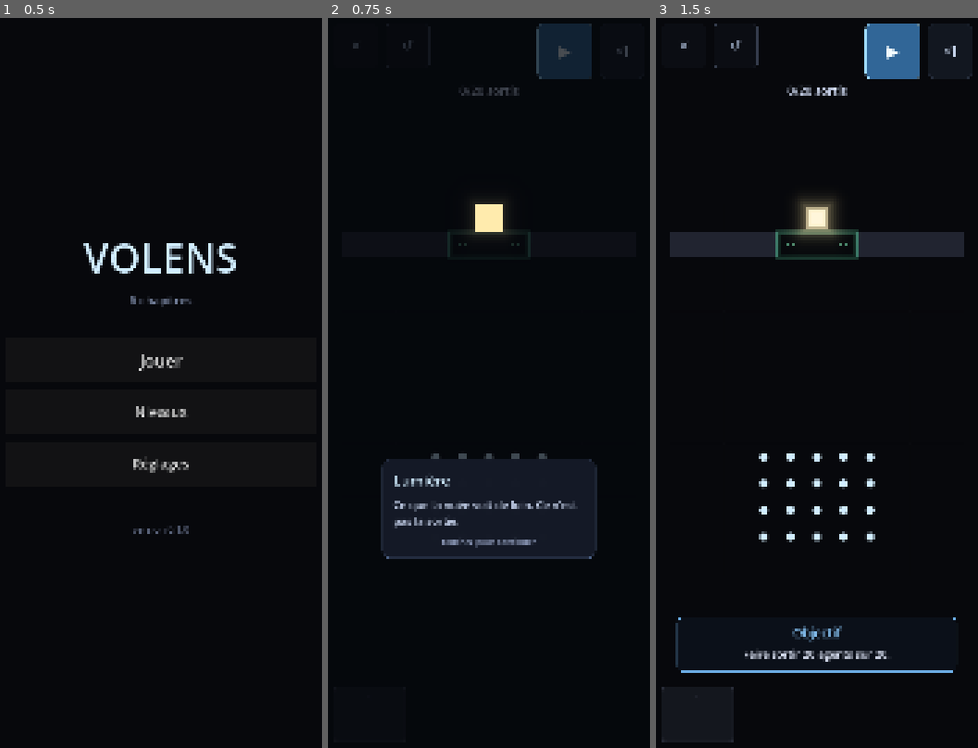
Above: before the commit, frames 1-3 (left to right).
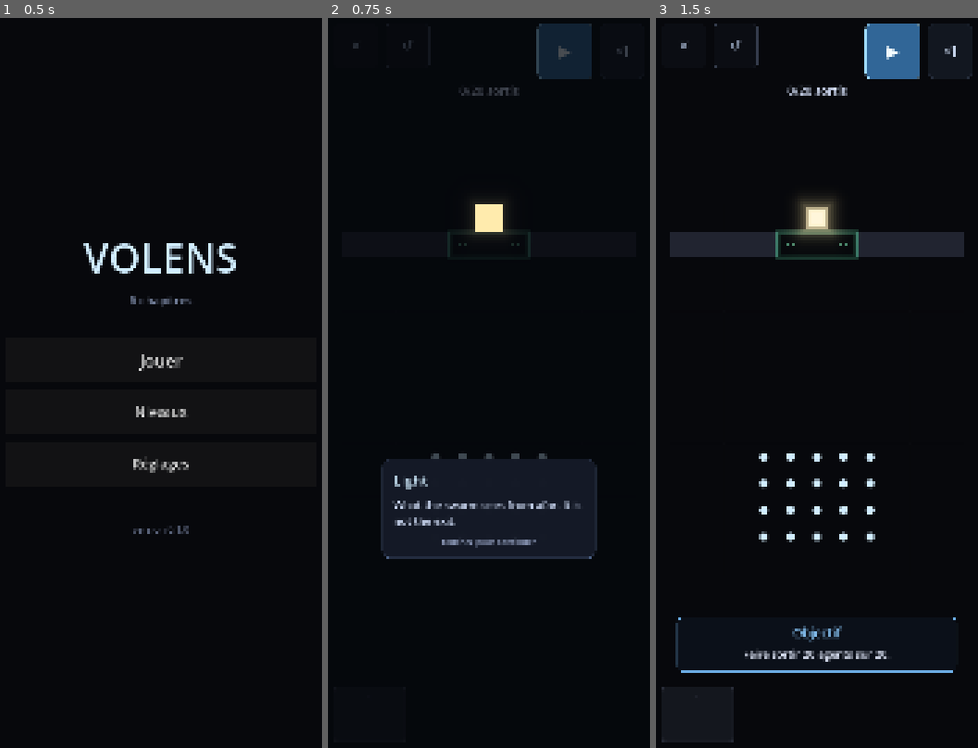
Above: after the commit, the same moments.

Repository: HelloIAmRomain/Volens
Game: Godot game, scene res://game/ui/app.tscn
Two runs of this game, one before a commit and one after it. Both use one fixed random seed, a clock stepped at 60 frames per second and the inputs below.
Inputs:
- Up to frame 1 (0.5 s): no input
- Up to frame 2 (0.75 s): click "Jouer" at 0.5 s
- Up to frame 3 (1.5 s): click "✕" at 1.25 s

Frame 1 is identical in both runs. In frame 2, 0.7% of the frame differs, in the area x 19-79%, y 62-70%; in frame 3, nothing differs.

Commit message:
feat(i18n): légendes des mécaniques et noms de niveaux traduits
Deuxième lot : 18 clés de légendes (9 éléments × nom et phrase) et les
36 noms de niveaux du catalogue. 84 clés au total dans le fichier.

UNE DÉCOUVERTE A DIVISÉ LE TRAVAIL PAR DEUX : la LEÇON d'un niveau
n'est jamais affichée. `grep lesson game/` ne rend rien — elle n'est lue
que par le convertisseur et le générateur de fiches. C'est un champ de
conception, pas du texte joueur ; les 37 leçons n'ont donc pas à être
traduites. Vérifié avant de traduire, pas après.

Les légendes résolvent leur texte À LA LECTURE : chaque entrée ne porte
plus qu'une clé, et `present_in` remplit nom et phrase depuis le serveur
de traduction. Changer de langue ne demande rien à reconstruire, et le
français n'existe plus à deux endroits.

LE NOM DE NIVEAU EST LE CAS OÙ J'ASSUME DEUX SOURCES. `LevelCatalog`
garde le français : c'est là que le concepteur écrit, et une table dont
les entrées seraient des clés nues ne se relirait plus. Le CSV en porte
une copie pour l'affichage — et un test refuse qu'elles divergent, parce
qu'une copie non surveillée finit toujours par le faire (invariant 16).

`LevelCatalog.name_of()` devient le seul passage vers un nom affiché, et
retombe sur le français si la clé manque : mieux vaut un nom français
qu'un « level.ch3_02.name » à l'écran.

Deux tests de plus : la colonne française confrontée au catalogue, et
tout niveau doit avoir un nom anglais RÉELLEMENT différent.

Les tests du primer lisaient le texte dans le dictionnaire brut, où il
n'est plus ; ils le demandent maintenant là où il vit, et le vérifient
DANS LES DEUX LANGUES.

475 tests verts sous LANG=fr_FR et LANG=en_US.

Diff:
--- a/data/i18n/volens.csv
+++ b/data/i18n/volens.csv
@@ -29,3 +29,57 @@
 "rule.ignorable.cyclic_danger","le feu cyclique","cyclic fire"
 "rule.ignorable.one_way","les sens uniques","one-way passages"
 "rule.ignorable.pressure_door","les portes","doors"
+"mech.danger","Danger","Danger"
+"mech.danger.line","Un agent qui entre ici est perdu.","An agent that steps in here is lost."
+"mech.danger_cyclique","Danger intermittent","Intermittent danger"
+"mech.danger_cyclique.line","Marqué aux quatre coins : celui-ci s'éteint, puis se rallume.","Marked at its four corners: this one goes out, then lights up again."
+"mech.ressource","Ressource","Resource"
+"mech.ressource.line","Un agent qui passe dessus l'emporte avec lui.","An agent passing over it carries it away."
+"mech.depot","Dépôt","Depot"
+"mech.depot.line","Un agent qui porte une ressource la laisse ici.","An agent carrying a resource leaves it here."
+"mech.plaque","Plaque à pression","Pressure plate"
+"mech.plaque.line","La porte reste ouverte tant que des agents sont dessus.","The door stays open as long as agents stand on it."
+"mech.bascule","Bascule","Switch"
+"mech.bascule.line","Le premier agent qui la foule ouvre la porte pour de bon.","The first agent to tread on it opens the door for good."
+"mech.atelier","Atelier","Workshop"
+"mech.atelier.line","Un agent qui traverse en repart protégé, pour un seul contact.","An agent crossing it comes out shielded, against a single contact."
+"mech.lumiere","Lumière","Light"
+"mech.lumiere.line","Ce que la nuée voit de loin. Ce n'est pas la sortie.","What the swarm sees from afar. It is not the exit."
+"mech.sens_unique","Passage à sens unique","One-way passage"
+"mech.sens_unique.line","On le franchit dans un sens, jamais dans l'autre.","It is crossed one way, never the other."
+"level.ch1_01.name","La nuée","The Swarm"
+"level.ch1_02.name","Le détour","The Detour"
+"level.ch1_03.name","Les traînards","The Stragglers"
+"level.ch1_04.name","Le prix du temps","The Price of Time"
+"level.ch1_05.name","Plusieurs vérités","Several Truths"
+"level.ch2_01.name","Trois portes","Three Doors"
+"level.ch2_02.name","Sans lumière","Without Light"
+"level.ch2_03.name","La mauvaise porte","The Wrong Door"
+"level.ch2_04.name","Le détour long","The Long Way Round"
+"level.ch2_06.name","L'ouverture décalée","The Offset Opening"
+"level.ch2_07.name","Le passage par la droite","The Right-Hand Way"
+"level.ch3_01.name","La trace des autres","The Others' Trail"
+"level.ch3_02.name","La trace qui s'efface","The Fading Trail"
+"level.ch3_03.name","Le repli","The Retreat"
+"level.ch3_04.name","Le long relais","The Long Relay"
+"level.ch4_01.name","Le premier fardeau","The First Burden"
+"level.ch4_03.name","La navette","The Shuttle"
+"level.ch4_04.name","Le tri","The Sorting"
+"level.ch4_05.name","Le second dépôt","The Second Depot"
+"level.ch5_01.name","Le passage","The Passage"
+"level.ch5_02.name","Les deux vigies","The Two Lookouts"
+"level.ch5_03.name","La fenêtre","The Window"
+"level.ch5_04.name","Trop et pas assez","Too Many and Too Few"
+"level.ch5_05.name","Deux fois le prix","Twice the Price"
+"level.ch5_06.name","Le triple verrou","The Triple Lock"
+"level.ch5_07.name","La bascule","The Switch"
+"level.ch5_08.name","La ronde","The Patrol"
+"level.ch5_09.name","Le péage","The Toll"
+"level.ch5_10.name","Le danger et la porte","The Danger and the Door"
+"level.ch5_11.name","L'atelier","The Workshop"
+"level.ch5_12.name","Le quatrième rang","The Fourth Rank"
+"level.ch6_01.name","Le droit d'ignorer","The Right to Ignore"
+"level.ch6_02.name","La piste interdite","The Forbidden Trail"
+"level.ch6_03.name","Personne ne reste","No One Stays"
+"level.ch6_04.name","Attendre ou traverser","Wait or Cross"
+"level.ch6_05.name","Le sas rouvert","The Airlock Reopened"
--- a/game/meta/level_catalog.gd
+++ b/game/meta/level_catalog.gd
@@ -118,6 +118,25 @@
 			return i
 	return -1
 
+## LE NOM AFFICHÉ, TRADUIT (ENF-40/41). La table ci-dessus garde le français :
+## c'est là que le concepteur écrit, et un catalogue dont les entrées seraient
+## des clés nues (`level.ch3_02.name`) ne se relirait plus. Le français y est
+## donc la SOURCE, et `data/i18n/volens.csv` la couche d'affichage —
+## `test_traductions.gd` refuse que les deux divergent.
+##
+## Tout ce qui montre un nom de niveau au joueur passe par ici, jamais par
+## `entry["name"]` : sinon la moitié de l'écran se traduit et l'autre pas.
+static func name_of(level_id: String) -> String:
+	var i := index_of(level_id)
+	if i < 0:
+		return ""
+	var translated := TranslationServer.translate("level.%s.name" % level_id)
+	# Une clé non traduite revient telle quelle : on retombe alors sur le
+	# français de la table plutôt que d'afficher « level.ch3_02.name ».
+	if translated.begins_with("level."):
+		return String(LEVELS[i]["name"])
+	return translated
+
 static func path_of(level_id: String) -> String:
 	var i := index_of(level_id)
 	return "" if i < 0 else String(LEVELS[i]["path"])
--- a/game/meta/mechanic_primer.gd
+++ b/game/meta/mechanic_primer.gd
@@ -28,43 +28,27 @@
 const ENTRIES := {
 	GridState.CellType.STATIC_DANGER: {
 		"key": "danger",
-		"name": "Danger",
-		"line": "Un agent qui entre ici est perdu.",
 	},
 	GridState.CellType.CYCLIC_DANGER: {
 		"key": "danger_cyclique",
-		"name": "Danger intermittent",
-		"line": "Marqué aux quatre coins : celui-ci s'éteint, puis se rallume.",
 	},
 	GridState.CellType.RESOURCE: {
 		"key": "ressource",
-		"name": "Ressource",
-		"line": "Un agent qui passe dessus l'emporte avec lui.",
 	},
 	GridState.CellType.DROPOFF: {
 		"key": "depot",
-		"name": "Dépôt",
-		"line": "Un agent qui porte une ressource la laisse ici.",
 	},
 	GridState.CellType.PRESSURE_DOOR: {
 		"key": "plaque",
-		"name": "Plaque à pression",
-		"line": "La porte reste ouverte tant que des agents sont dessus.",
 	},
 	GridState.CellType.SWITCH: {
 		"key": "bascule",
-		"name": "Bascule",
-		"line": "Le premier agent qui la foule ouvre la porte pour de bon.",
 	},
 	GridState.CellType.SHIELD: {
 		"key": "atelier",
-		"name": "Atelier",
-		"line": "Un agent qui traverse en repart protégé, pour un seul contact.",
 	},
 	GridState.CellType.LIGHT_SOURCE: {
 		"key": "lumiere",
-		"name": "Lumière",
-		"line": "Ce que la nuée voit de loin. Ce n'est pas la sortie.",
 	},
 }
 
@@ -75,8 +59,6 @@
 ## ailleurs.
 const ONE_WAY_ENTRY := {
 	"key": "sens_unique",
-	"name": "Passage à sens unique",
-	"line": "On le franchit dans un sens, jamais dans l'autre.",
 }
 
 ## TOUTES les clés du vocabulaire, dans l'ordre fixe. Sert à marquer d'un coup
@@ -94,6 +76,16 @@
 ## jamais dans l'ordre d'un `Dictionary`, qui varierait d'une exécution à
 ## l'autre et ferait apparaître les cartes dans un ordre différent à chaque
 ## partie.
+## LE TEXTE EST RÉSOLU À LA LECTURE, PAS STOCKÉ (ENF-40/41). Chaque entrée ne
+## porte qu'une clé ; le libellé et la phrase viennent du serveur de traduction
+## au moment où on les demande. C'est ce qui permet de changer de langue sans
+## reconstruire quoi que ce soit — et ce qui évite d'avoir le français à la fois
+## ici et dans `data/i18n/volens.csv` (invariant n°16).
+static func _translate(entry: Dictionary) -> void:
+	var key := "mech." + String(entry.get("key", ""))
+	entry["name"] = TranslationServer.translate(key)
+	entry["line"] = TranslationServer.translate(key + ".line")
+
 static func present_in(level_data: Dictionary) -> Array:
 	var grid: Dictionary = level_data.get("grid", {})
 	var cells: Array = grid.get("cells", [])
@@ -121,6 +113,7 @@
 		# le joueur lit un mot et cherche à quoi il correspond parmi huit
 		# marques colorées.
 		var entry: Dictionary = (ENTRIES[t] as Dictionary).duplicate()
+		_translate(entry)
 		# LE TYPE VOYAGE AVEC L'ENTRÉE, et pas seulement ses coordonnées : la
 		# surbrillance doit rendre à la case SA teinte. Un halo blanc uniforme
 		# désigne bien, mais il montre au joueur une couleur qu'il ne reverra
@@ -137,6 +130,7 @@
 	var one_way: Array = grid.get("one_way", [])
 	if not one_way.is_empty():
 		var ow: Dictionary = ONE_WAY_ENTRY.duplicate()
+		_translate(ow)
 		ow["cell"] = GridState.CellType.ONE_WAY
 		var ow_cells: Array = []
 		for triplet in one_way:
--- a/game/ui/level_select_screen.gd
+++ b/game/ui/level_select_screen.gd
@@ -129,12 +129,13 @@
 		var previous_id := String(LevelCatalog.entry(index - 1)["id"])
 		if progress.is_solved(previous_id) or LevelCatalog.is_unlocked(previous_id, progress):
 			button.text = "  🔒   %d.  terminez « %s »" % [
-				index + 1, String(LevelCatalog.entry(index - 1)["name"])]
+				index + 1, LevelCatalog.name_of(previous_id)]
 		else:
 			button.text = "  🔒   %d." % [index + 1]
 	else:
 		var mark := "✓" if solved else "·"
-		button.text = "  %s   %d.  %s" % [mark, index + 1, String(entry["name"])]
+		button.text = "  %s   %d.  %s" % [mark, index + 1,
+			LevelCatalog.name_of(level_id)]
 		if solved:
 			button.text += "      %d ticks" % progress.best_ticks(level_id)
 			# DÉFIS : UNE PASTILLE PAR DÉFI QUE LE NIVEAU PROPOSE, jamais trois.
--- a/tests/unit/test_mechanic_primer.gd
+++ b/tests/unit/test_mechanic_primer.gd
@@ -21,24 +21,46 @@
 	# refusées : « postez deux agents dessus » retirerait au joueur le travail
 	# qu'on lui demande, et une seule phrase suffit à faire basculer la légende
 	# en tutoriel.
+	# LE TEXTE VIT DÉSORMAIS DANS LE FICHIER DE TRADUCTION (ENF-40/41), plus dans
+	# le dictionnaire : on l'y demande. Et l'on FIXE LA LANGUE, puisque les
+	# tournures refusées ci-dessous sont françaises — un test dont le verdict
+	# dépend de la locale du poste ne vérifie rien (carnet, 211).
+	var previous := TranslationServer.get_locale()
+	TranslationServer.set_locale("fr")
 	var bossy := PackedStringArray()
 	for key in MechanicPrimer.ENTRIES:
-		var line := String((MechanicPrimer.ENTRIES[key] as Dictionary)["line"])
+		var entry: Dictionary = MechanicPrimer.ENTRIES[key]
+		var line := TranslationServer.translate(
+			"mech." + String(entry["key"]) + ".line")
 		for verb in ["posez", "placez", "mettez", "utilisez", "il faut", "vous devez"]:
 			if line.to_lower().contains(verb):
 				bossy.append("%s : « %s »" % [key, line])
+	TranslationServer.set_locale(previous)
 	assert_eq(bossy, PackedStringArray(),
 		"légendes qui conseillent au lieu de décrire : %s" % ", ".join(bossy))
 
 func test_every_entry_has_a_name_and_a_single_line() -> void:
 	assert_gt(MechanicPrimer.ENTRIES.size(), 0, "le catalogue ne doit pas être vide")
+	# ÉPROUVÉ DANS LES DEUX LANGUES, et c'est le point : une légende peut être
+	# complète en français et vide en anglais, ce qui afficherait la clé brute au
+	# joueur anglophone. Le test de parité le voit sur le fichier ; celui-ci le
+	# voit sur ce que le jeu rend vraiment.
+	var previous := TranslationServer.get_locale()
 	var faulty := PackedStringArray()
-	for key in MechanicPrimer.ENTRIES:
-		var e: Dictionary = MechanicPrimer.ENTRIES[key]
-		if String(e.get("name", "")).is_empty() or String(e.get("line", "")).is_empty():
-			faulty.append(str(key))
-		elif String(e["line"]).contains("\n"):
-			faulty.append("%s (plusieurs lignes)" % key)
+	for locale in ["fr", "en"]:
+		TranslationServer.set_locale(locale)
+		for key in MechanicPrimer.ENTRIES:
+			var e: Dictionary = MechanicPrimer.ENTRIES[key]
+			var label := TranslationServer.translate("mech." + String(e["key"]))
+			var line := TranslationServer.translate("mech." + String(e["key"]) + ".line")
+			# Une clé non traduite revient telle quelle, préfixée « mech. ».
+			if label.is_empty() or label.begins_with("mech."):
+				faulty.append("%s nom [%s]" % [key, locale])
+			elif line.is_empty() or line.begins_with("mech."):
+				faulty.append("%s phrase [%s]" % [key, locale])
+			elif line.contains("\n"):
+				faulty.append("%s (plusieurs lignes) [%s]" % [key, locale])
+	TranslationServer.set_locale(previous)
 	assert_eq(faulty, PackedStringArray(), "entrées incomplètes : %s" % ", ".join(faulty))
 
 func test_a_level_without_novelty_shows_nothing() -> void:
--- a/tests/unit/test_traductions.gd
+++ b/tests/unit/test_traductions.gd
@@ -102,6 +102,57 @@
 	assert_eq(faults, PackedStringArray(),
 		"règles sans libellé utilisable : %s" % ", ".join(faults))
 
+func test_the_french_column_still_matches_the_catalogue() -> void:
+	# DEUX SOURCES POUR UNE MÊME CHAÎNE, ET C'EST ASSUMÉ — mais surveillé.
+	#
+	# `LevelCatalog.LEVELS` garde le nom français : c'est là que le concepteur
+	# écrit, et une table dont les entrées seraient des clés nues
+	# (`level.ch3_02.name`) ne se relirait plus. Le CSV en porte une copie, parce
+	# que c'est lui qui sert l'affichage.
+	#
+	# Une copie non surveillée finit TOUJOURS par diverger — c'est l'invariant
+	# n°16, écrit après trois divergences sur trois champs différents. Ici, le
+	# jour où l'on renomme un niveau dans le catalogue sans toucher au CSV, le
+	# joueur francophone verrait l'ANCIEN nom, et rien ne le dirait.
+	var drift := PackedStringArray()
+	var rows := _rows()
+	var by_key := {}
+	for i in range(1, rows.size()):
+		var row: PackedStringArray = rows[i]
+		by_key[String(row[0])] = String(row[1]) if row.size() > 1 else ""
+	var checked := 0
+	for i in range(LevelCatalog.count()):
+		var entry: Dictionary = LevelCatalog.entry(i)
+		var level_id := String(entry["id"])
+		var key := "level.%s.name" % level_id
+		if not by_key.has(key):
+			drift.append("%s : aucune clé %s" % [level_id, key])
+			continue
+		checked += 1
+		if String(by_key[key]) != String(entry["name"]):
+			drift.append("%s : catalogue « %s » vs CSV « %s »"
+				% [level_id, String(entry["name"]), String(by_key[key])])
+	assert_gt(checked, 0, "aucun niveau confronté : le balayage est cassé")
+	assert_eq(drift, PackedStringArray(),
+		"le nom français a divergé entre le catalogue et le fichier de traduction : %s"
+		% ", ".join(drift))
+
+func test_every_level_has_an_english_name() -> void:
+	var previous := TranslationServer.get_locale()
+	TranslationServer.set_locale("en")
+	var untranslated := PackedStringArray()
+	for i in range(LevelCatalog.count()):
+		var level_id := String((LevelCatalog.entry(i))["id"])
+		var shown := LevelCatalog.name_of(level_id)
+		# `name_of` retombe sur le français quand la clé manque : on compare donc
+		# à la table plutôt que de guetter un préfixe de clé.
+		if shown == String((LevelCatalog.entry(i))["name"]):
+			untranslated.append(level_id)
+	TranslationServer.set_locale(previous)
+	assert_eq(untranslated, PackedStringArray(),
+		("niveaux sans nom anglais — le joueur anglophone y lirait du français : "
+		+ "%s") % ", ".join(untranslated))
+
 func test_the_two_locales_actually_differ() -> void:
 	# GARDE CONTRE LA COLONNE RECOPIÉE. Remplir la colonne anglaise avec le
 	# français satisfait tous les tests ci-dessus et ne traduit rien — c'est la
Not shown, added: tests/unit/test_traductions.gd.uid
